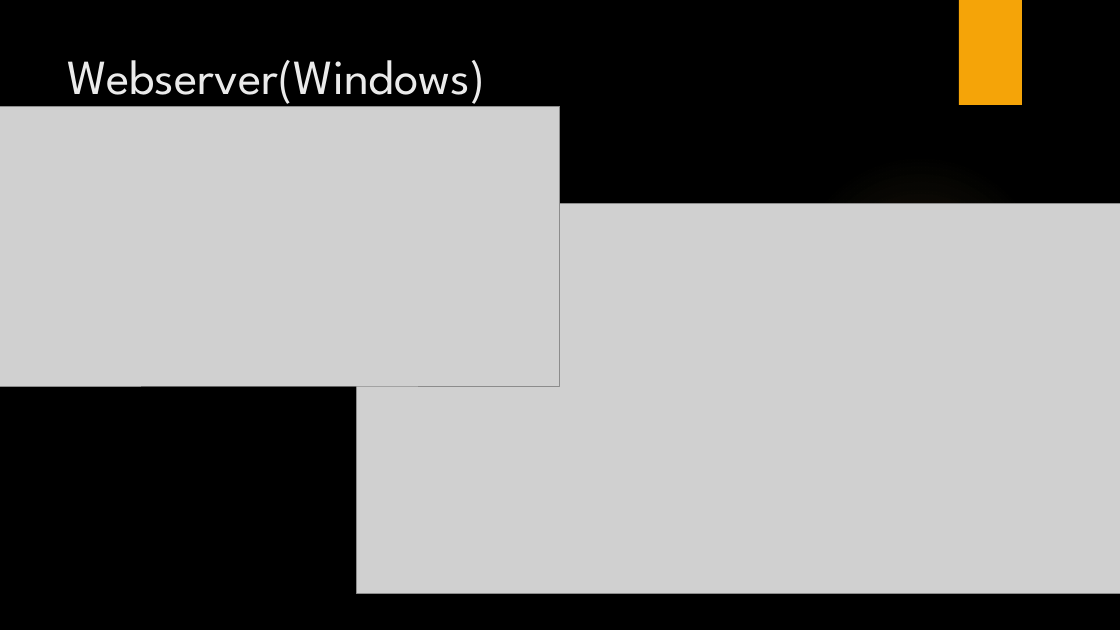
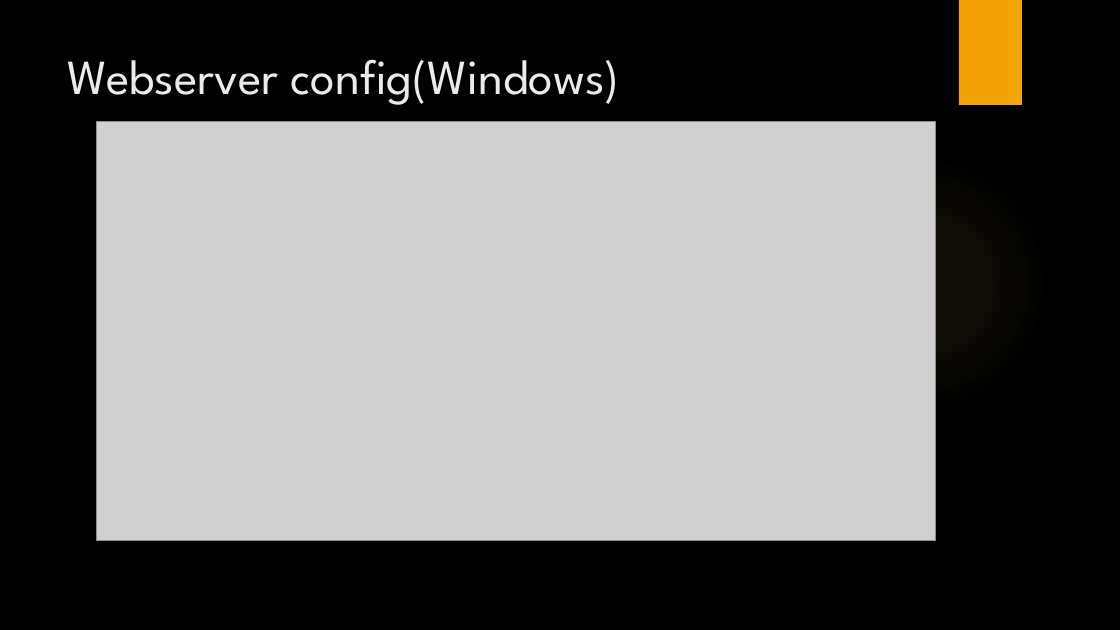
Before and after one commit to LajkaK2006/BorsodNet, a slide deck: slide 29 of BorsodNet.pptx. Drawn at 1120x630 pixels with LibreOffice and Linux fonts; fonts in the diff are those of the drawing; grey boxes stand for pictures; background and template pictures are left out. Boxes give left, top, right and bottom in pixels: in the first picture for what was removed or moved away, otherwise in the second. Text is boxed around its words. In the diff, an @@ line names an element or a change of style, - is before the commit and + after.

```diff
--- a/BorsodNet.pptx
+++ b/BorsodNet.pptx
@@ title at (68, 59, 620, 105): text changed @@
-Webserver(Windows)
+Webserver config(Windows)
@@ picture: place and size @@
-picture at (0, 106, 560, 386)
+picture at (96, 121, 935, 540)
@@ picture removed at (357, 204, 1120, 594) @@
```
Also in this commit, not shown: 1 other slide changed, 5 slides added, 1 slide removed.
